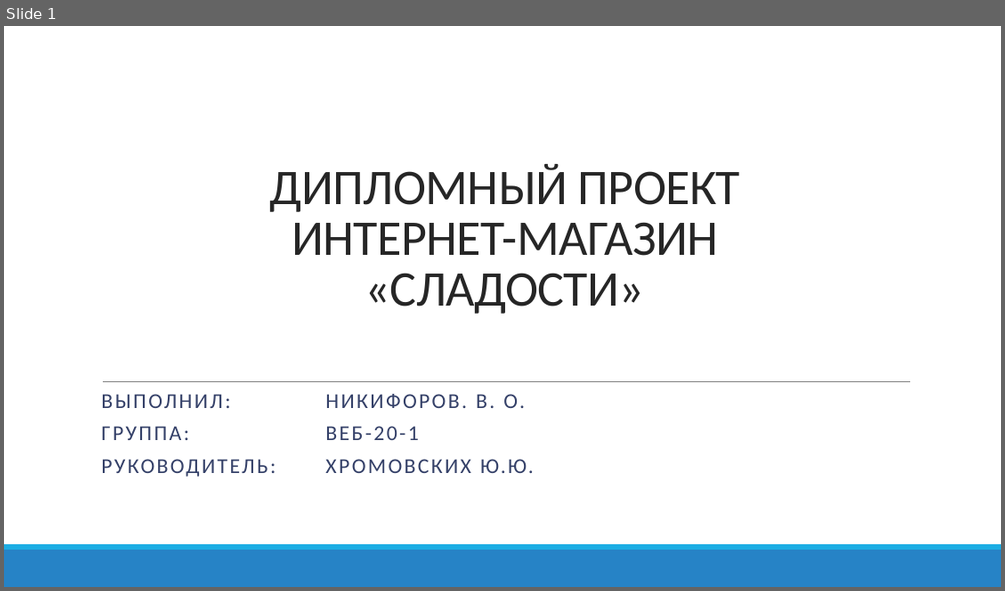
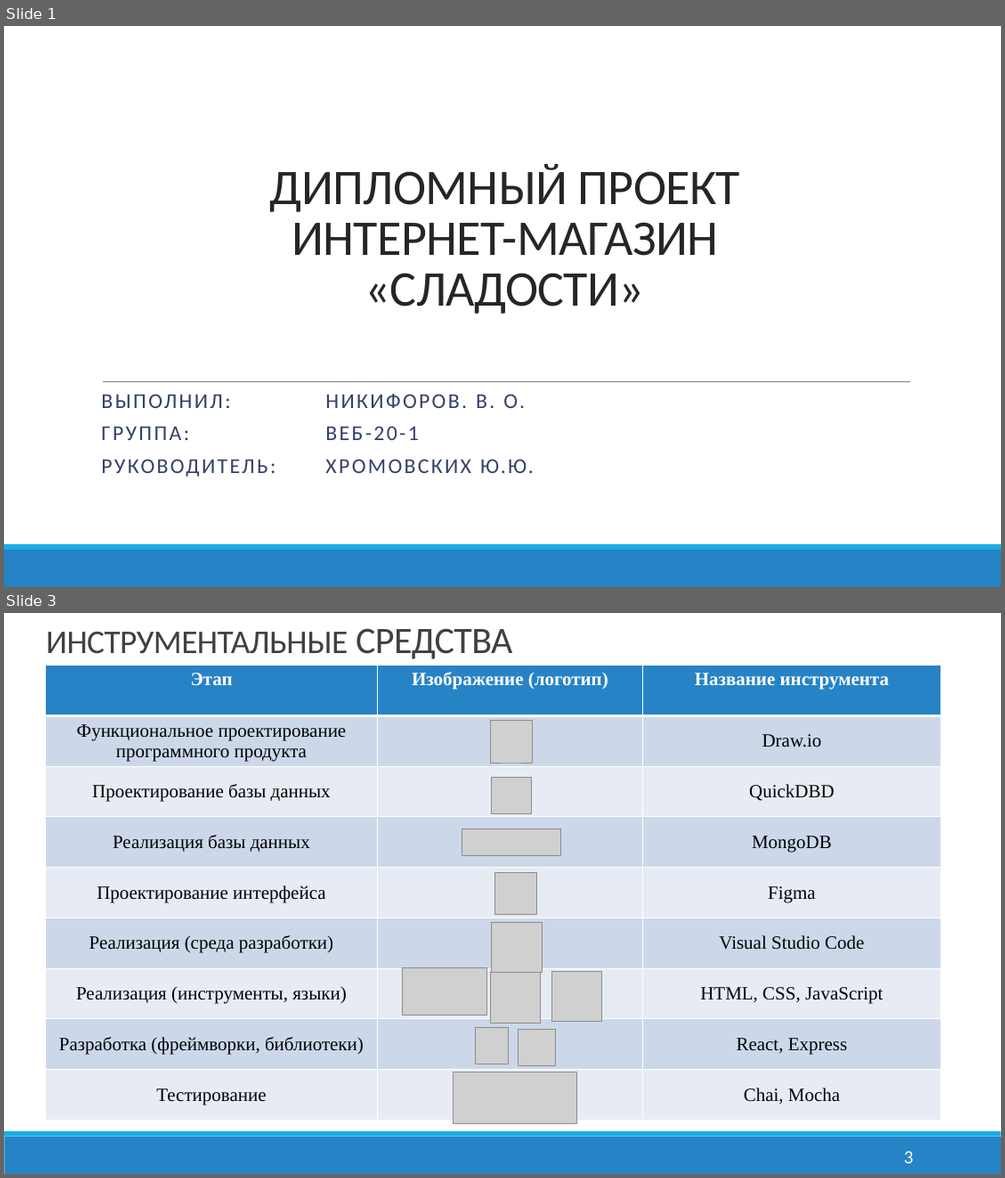
Before and after one commit to NikvaseN/degree-work, a slide deck: docs/Презентация.pptx. Shown one above the other, each under a label of ours: slide 1 before the commit, slides 1 and 3 after it; the slides between them are not shown. The pictures are 1005x591 and 1005x1178 pixels, drawn with LibreOffice and Linux fonts; fonts in the diff are those of the drawing; grey boxes stand for pictures; background and template pictures are left out. Boxes give left, top, right and bottom in pixels: in the first picture for what was removed or moved away, otherwise in the second. Text is boxed around its words. In the diff, an @@ line names an element or a change of style, - is before the commit and + after.

```diff
--- a/docs/Презентация.pptx
+++ b/docs/Презентация.pptx
@@ slide 3 added at (4,613,1001,1174), background #FFFFFF; not listed: 2 template elements that a slide beside it also shows @@
@@ title added at (46,628,512,659), 32 pt, text #404040 @@
+ИНСТРУМЕНТАЛЬНЫЕ СРЕДСТВА
@@ table added at (46,666,942,1122), 9 rows, 3 columns @@
+Этап | Изображение (логотип) | Название инструмента
+Функциональное проектирование программного продукта |  | Draw.io
+Проектирование базы данных |  | QuickDBD
+Реализация базы данных |  | MongoDB
+Проектирование интерфейса |  | Figma
+Реализация (среда разработки) |  | Visual Studio Code
+Реализация (инструменты, языки) |  | HTML, CSS, JavaScript
+Разработка (фреймворки, библиотеки) |  | React, Express
+Тестирование |  | Chai, Mocha
@@ picture added at (490,720,533,763) @@
@@ line added from (102, 755) to (917, 755), #808080 0.5 pt @@
@@ picture added at (492,778,531,814) @@
@@ picture added at (461,829,560,856) @@
@@ picture added at (494,873,536,915) @@
@@ picture added at (492,922,542,972) @@
@@ picture added at (402,967,486,1015) @@
@@ picture added at (490,972,540,1022) @@
@@ picture added at (551,971,601,1021) @@
@@ picture added at (475,1027,509,1064) @@
@@ picture added at (518,1029,555,1066) @@
@@ picture added at (453,1072,577,1124) @@
@@ page number added at (904,1151,914,1163), 18 pt, text #FFFFFF @@
+3
```
Also in this commit, not shown: 2 slides changed, 3 other slides added, 2 slides removed, 23 other files.
